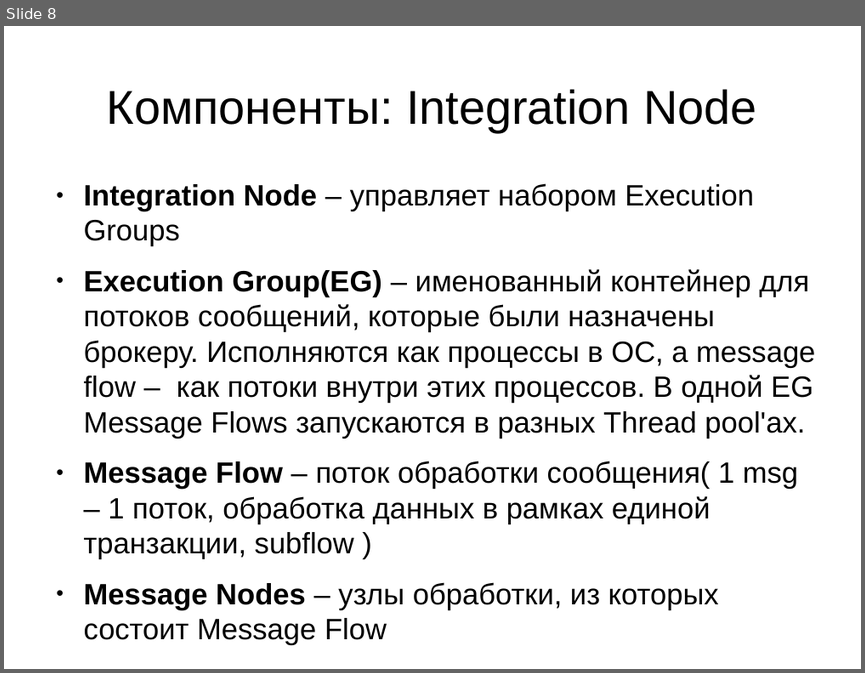
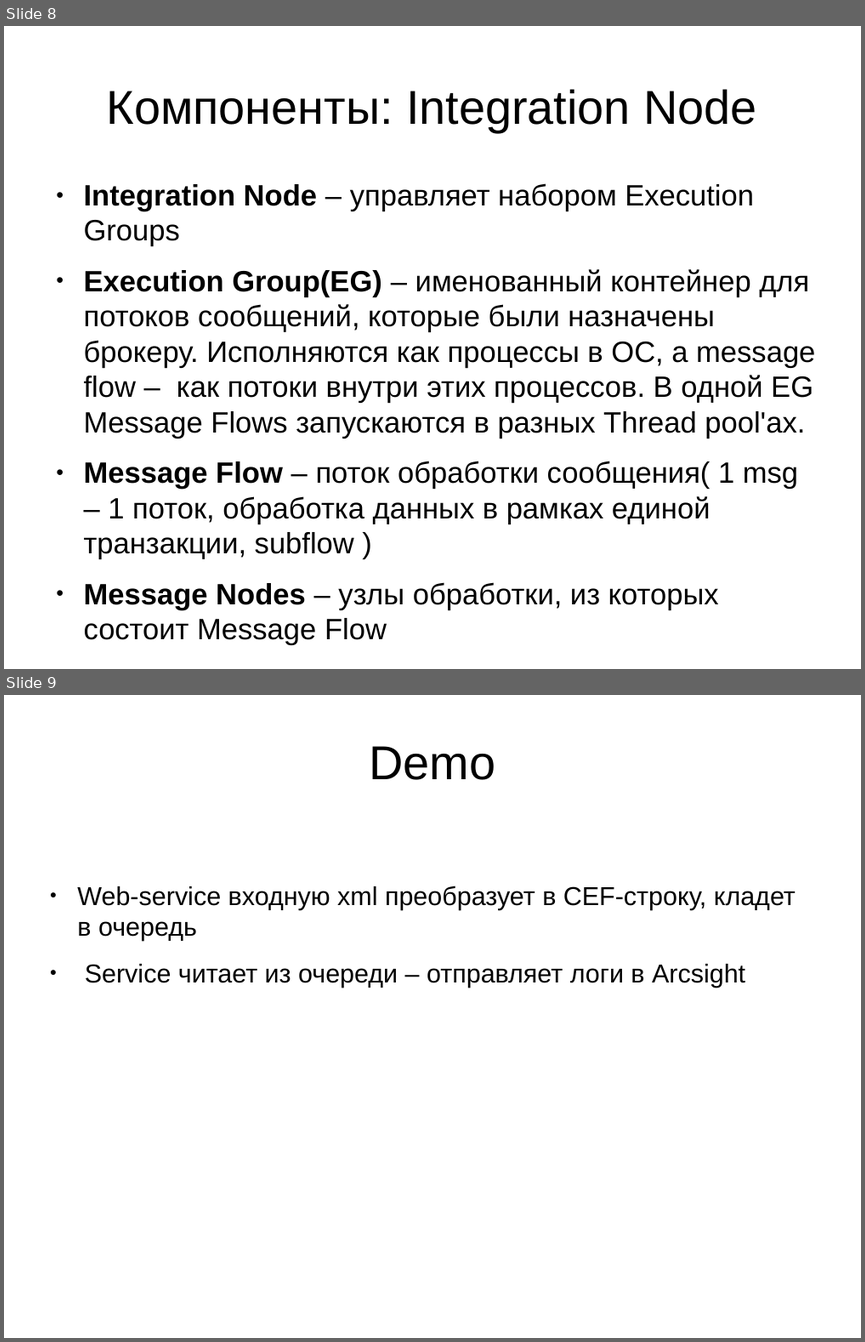
Before and after one commit to demonh1/wb, a slide deck: doc/iib_pr_for_eq.odp. Shown one above the other, each under a label of ours: slide 8 before the commit, slides 8 and 9 after it. The pictures are 865x673 and 865x1342 pixels, drawn with LibreOffice and Linux fonts; fonts in the diff are those of the drawing. Boxes give left, top, right and bottom in pixels: in the first picture for what was removed or moved away, otherwise in the second. Text is boxed around its words. In the diff, an @@ line names an element or a change of style, - is before the commit and + after.

Commit message:
add demo

```diff
--- a/doc/iib_pr_for_eq.odp
+++ b/doc/iib_pr_for_eq.odp
@@ slide 9 added at (4, 695, 861, 1338), background #FFFFFF @@
@@ title added at (369, 746, 495, 780), 44 pt, text #000000 @@
+Demo
@@ text added at (77, 885, 795, 987), 24 pt, text #000000 @@
+● Web-service входную xml преобразует в CEF-строку, кладет в очередь
+● Service читает из очереди – отправляет логи в Arcsight
```
Also in this commit, not shown: 3 other slides added.
